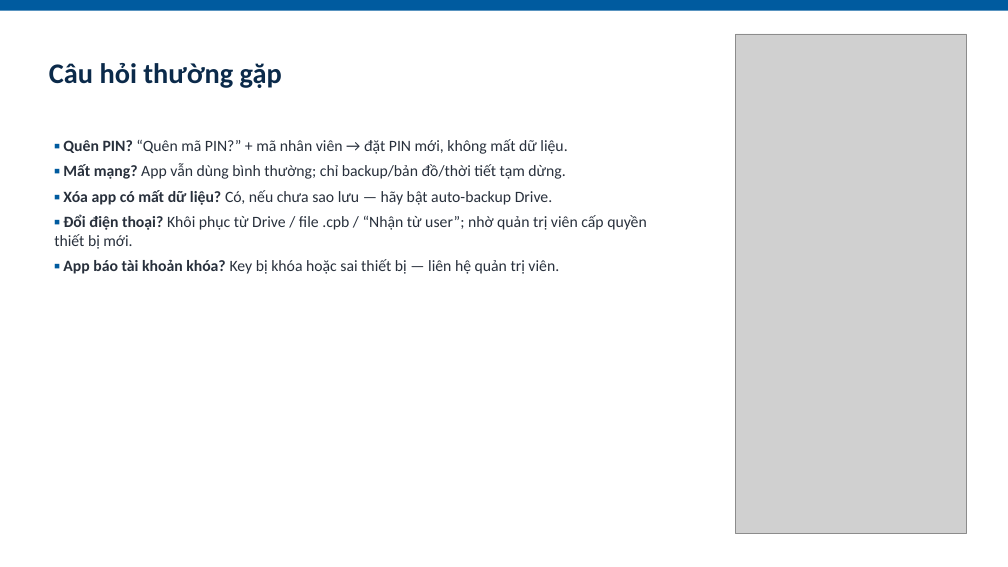
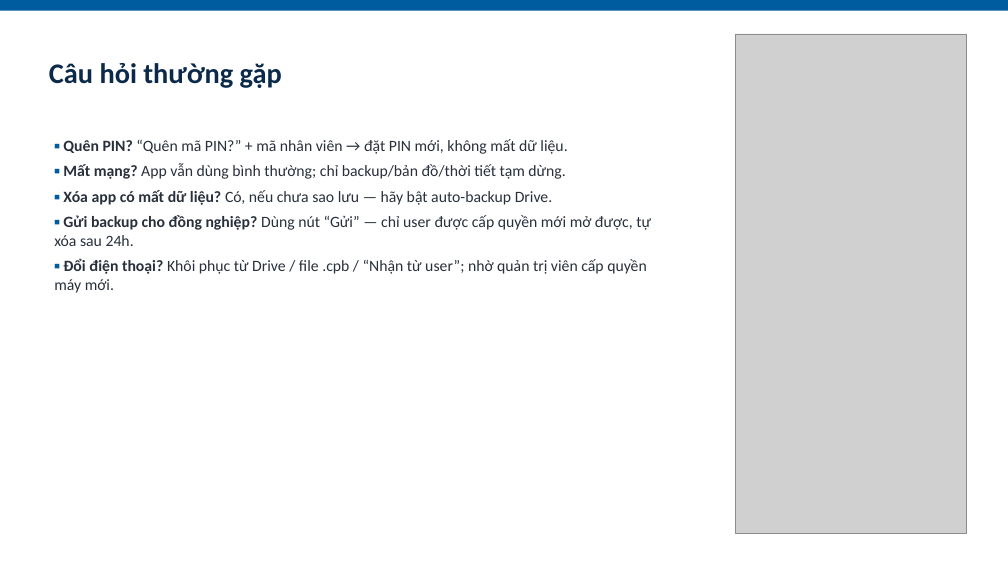
Before and after one commit to hungnq131193-ux/ClientPro, a slide deck: slide 23 of docs/ClientPro_HuongDanSuDung.pptx (slide 18 before the commit). Drawn at 1008x567 pixels with LibreOffice and Linux fonts; fonts in the diff are those of the drawing; grey boxes stand for pictures. Boxes give left, top, right and bottom in pixels: in the first picture for what was removed or moved away, otherwise in the second. Text is boxed around its words. In the diff, an @@ line names an element or a change of style, - is before the commit and + after.

```diff
--- a/docs/ClientPro_HuongDanSuDung.pptx
+++ b/docs/ClientPro_HuongDanSuDung.pptx
@@ text at <box>54,215,651,293</box>: text changed @@
-▪ Đổi điện thoại? Khôi phục từ Drive / file .cpb / “Nhận từ user”; nhờ quản trị viên cấp quyền thiết bị mới.
-▪ App báo tài khoản khóa? Key bị khóa hoặc sai thiết bị — liên hệ quản trị viên.
+▪ Gửi backup cho đồng nghiệp? Dùng nút “Gửi” — chỉ user được cấp quyền mới mở được, tự xóa sau 24h.
+▪ Đổi điện thoại? Khôi phục từ Drive / file .cpb / “Nhận từ user”; nhờ quản trị viên cấp quyền máy mới.
```
Also in this commit, not shown: 16 other slides changed, 6 slides added, 1 slide removed, 1 other file.
